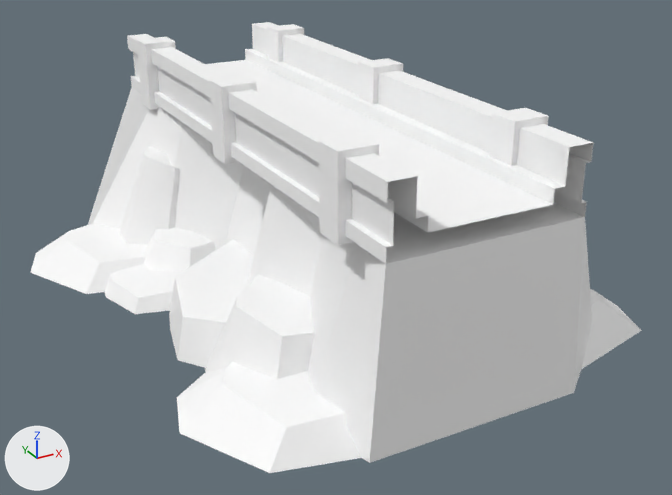
One commit to the glTF model assets/synty/simple_fantasy/models/SF_Bld_Undead_Castle_Bridge_01.glb: the scene before it, then after it.
Camera for both pictures: a camera (50 mm lens) standing at (-0.141, -0.273, 0.152) and looking at (0.003, -0.012, 0.021). Every picture has the same lights, and +X, +Y and +Z are marked at lower left.

The first picture shows 'SF_Bld_Undead_Castle_Bridge_01'.
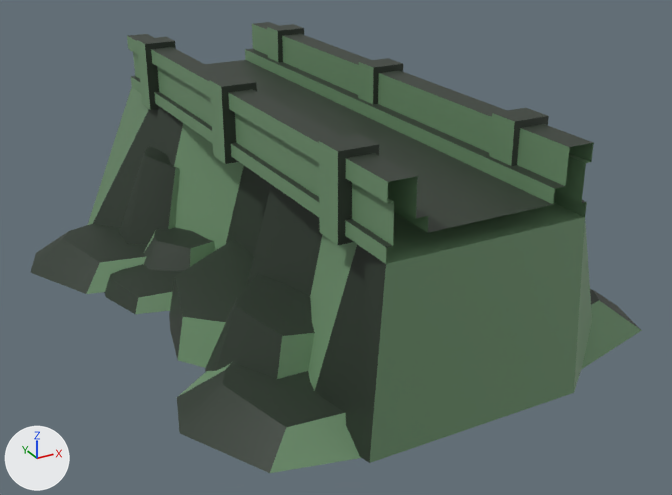
Changed parts and their boxes [x1, y1, x2, y2] in the pictures (672 x 495 px):
'SF_Bld_Undead_Castle_Bridge_01', surface changed: [30, 22, 642, 473] in both

Diff of the bpy script that builds the scene:
```diff
--- a/assets/synty/simple_fantasy/models/SF_Bld_Undead_Castle_Bridge_01.glb.py
+++ b/assets/synty/simple_fantasy/models/SF_Bld_Undead_Castle_Bridge_01.glb.py
@@ img_undead_footman_01 @@
+img_undead_footman_01 = load_image('Undead_Footman_01', '_unpacked/Undead_Footman_01', 512, 512, 'sRGB')
@@ mat_lambert1 @@
 mat_lambert1 = principled_material('lambert1')
-mat_lambert1.base_color = (1.0, 1.0, 1.0)  # white #ffffff
+mat_lambert1.texture = img_undead_footman_01
 mat_lambert1.roughness = 0.553
```
